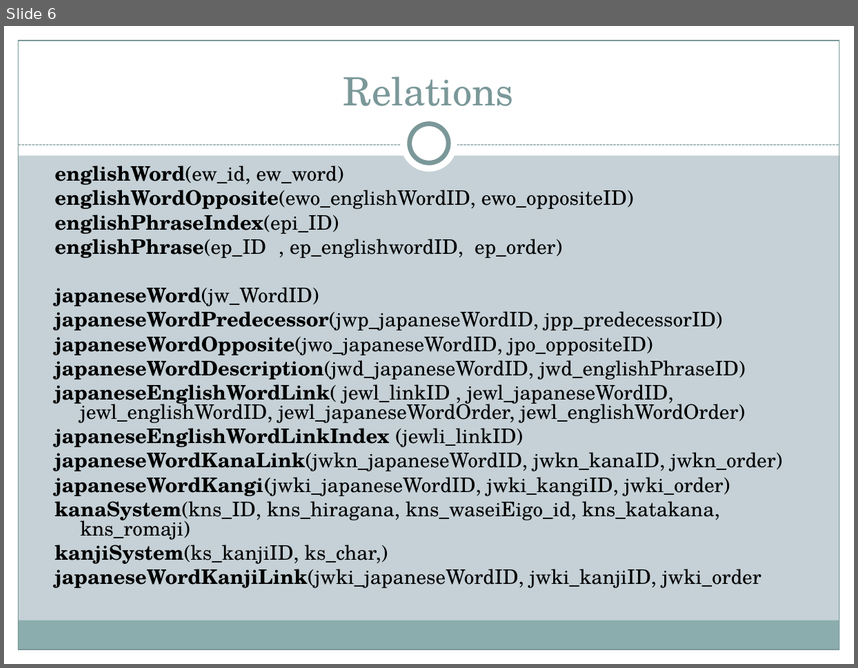
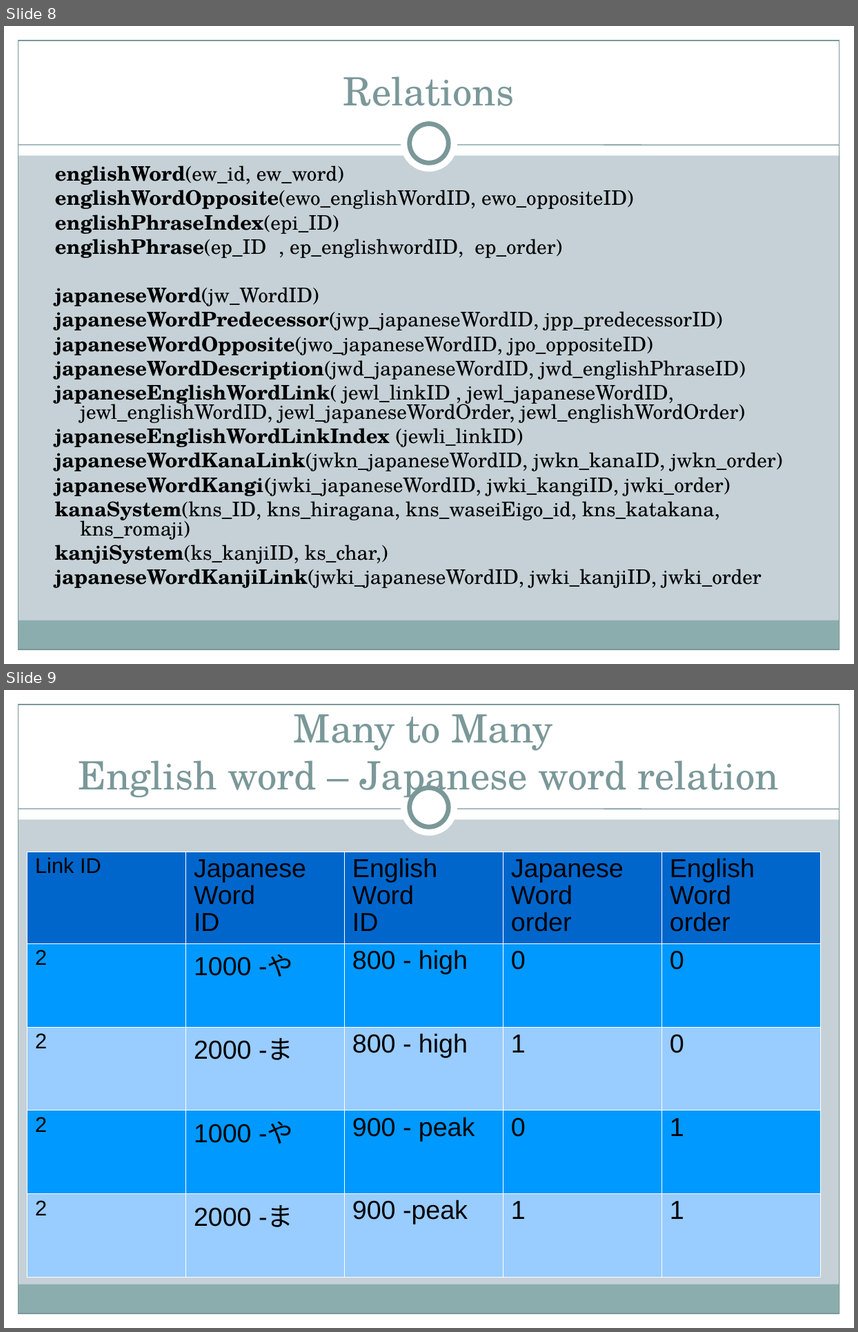
Before and after one commit to allenkvu/CSE111-project, a slide deck: DB_powerpoint.ppt. Shown one above the other, each under a label of ours: slide 6 before the commit, slides 8 and 9 after it. The pictures are 858x668 and 858x1332 pixels, drawn with LibreOffice and Linux fonts; fonts in the diff are those of the drawing. Boxes give left, top, right and bottom in pixels: in the first picture for what was removed or moved away, otherwise in the second. Text is boxed around its words. In the diff, an @@ line names an element or a change of style, - is before the commit and + after.

```diff
--- a/DB_powerpoint.ppt
+++ b/DB_powerpoint.ppt
@@ slide 9 added at (4,690,854,1328), background #C5D1D7; not listed: 9 template elements that a slide beside it also shows @@
@@ text added at (79,704,779,802), 33 pt, text #7B9899 @@
+Many to Many
+English word – Japanese word relation
@@ table added at (27,851,822,1276), 5 rows, 5 columns @@
+Link ID | Japanese / Word / ID | English / Word / ID | Japanese / Word / order | English / Word / order
+2 | 1000 -や | 800 - high | 0 | 0
+2 | 2000 -ま | 800 - high | 1 | 0
+2 | 1000 -や | 900 - peak | 0 | 1
+2 | 2000 -ま | 900 -peak | 1 | 1
@@ what was slide 6 is now slide 8 @@
@@ slide 8 changed as well @@
@@ line (18, 145) - (840, 145): stroke #7B9899 0.74 pt dashed to #7B9899 0.74 pt @@
```
Also in this commit, not shown: 8 other slides changed, 3 other slides added, 1 slide removed, 25 other files.
